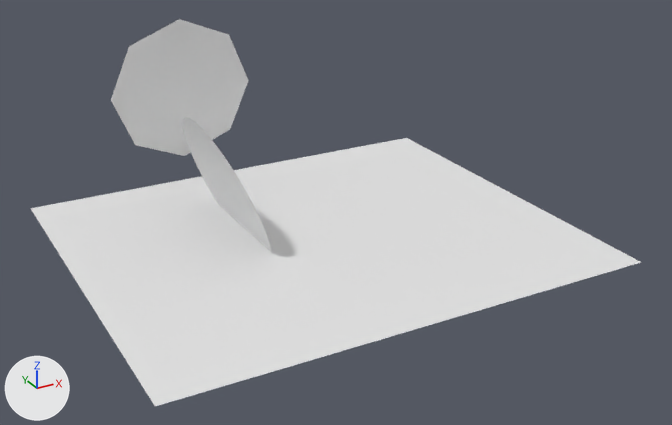
The Blender file blender_files/preview_object.blend as it was, and as the next commit left it.
Rendered twice from a 50 mm camera at (-244.0, -448.0, 241.0) aimed at (6.0, 6.0, 14.0). The lights are fixed; the arrows at lower left show +X, +Y and +Z.

The older version as bpy lines, for what is in view:
```python
me_mesh_008 = bpy.data.meshes.new('Mesh.008')
me_mesh_008.from_pydata(...)  # 32 vertices, 1 face; spans x -50.0..50.0, y -50.0..50.0, z 0.0
me_mesh_014 = bpy.data.meshes.new('Mesh.014')
me_mesh_014.from_pydata([(-50.0, 0.0, 0.0), (-35.4, -35.4, 0.0), (0.0, -50.0, 0.0), (35.4, -35.4, 0.0), (50.0, 0.0, 0.0), (35.4, 35.4, 0.0), (0.0, 50.0, 0.0), (-35.4, 35.4, 0.0)], [], [(0, 1, 2, 3, 4, 5, 6, 7)])
me_mesh_954 = bpy.data.meshes.new('Mesh.954')
me_mesh_954.from_pydata([(-149.0, -113.0, 0.0), (-149.0, 136.0, 0.0), (141.0, 136.0, 0.0), (141.0, -113.0, 0.0)], [], [(0, 1, 2, 3)])
ob_bounding_frame = bpy.data.objects.new('Bounding Frame', me_mesh_954)
ob_bounding_frame.location = (0.0, 0.0, 0.0)
ob_soc_circle_003_fillets = bpy.data.objects.new('SOC_Circle.003.fillets', me_mesh_014)
ob_soc_circle_003_fillets.location = (-36.3, 149.8, 60.1)
ob_soc_circle_003_fillets.rotation_euler = (-1.484, 0.0, 0.0)  # degrees (-85, 0, 0)
_m = ob_soc_circle_003_fillets.modifiers.new('SOC_Solidify', 'SOLIDIFY')
_m.nonmanifold_merge_threshold = 0.0003
ob_soc_circle_fillets = bpy.data.objects.new('SOC_Circle.fillets', me_mesh_008)
ob_soc_circle_fillets.location = (-50.1, 42.0, 26.9)
ob_soc_circle_fillets.rotation_euler = (0.0, 1.209, 0.0)  # degrees (0, 69, 0)
_m = ob_soc_circle_fillets.modifiers.new('SOC_Solidify', 'SOLIDIFY')
_m.nonmanifold_merge_threshold = 0.0003
```
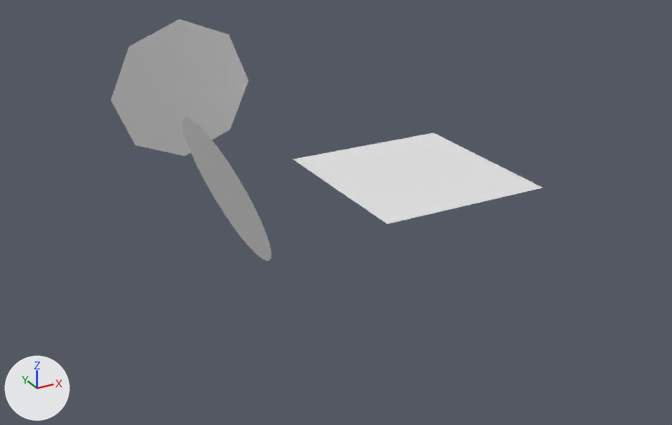
Scene script edits in JSON lines:
```json
{"block": "me_mesh_954", "where": "me_mesh_954.from_pydata(...)  # 4 vertices, 1 face; spans x -149.0..141.0, y -113.0..136.0, z 0.0"}
{"block": "me_mesh_954", "where": "# used by ob_bounding_frame; location = (0.0, 0.0, 0.0)"}
{"block": "me_mesh_954", "change": "me_mesh_954 part 1"}
{"op": "set", "path": "me_mesh_954.vertices[0].co", "old": "(-149.0, -113.0, 0.0)", "new": "(41.0, 3.0, 0.0)", "note": "pixel (155, 406) -> pixel (387, 224)"}
{"op": "set", "path": "me_mesh_954.vertices[1].co", "old": "(-149.0, 136.0, 0.0)", "new": "(41.0, 136.0, 0.0)", "note": "pixel (30, 208) -> pixel (292, 159)"}
{"op": "set", "path": "me_mesh_954.vertices[2].co", "old": "(141.0, 136.0, 0.0)", "new": "(166.0, 136.0, 0.0)", "note": "pixel (406, 137) -> pixel (433, 132)"}
{"op": "set", "path": "me_mesh_954.vertices[3].co", "old": "(141.0, -113.0, 0.0)", "new": "(166.0, 3.0, 0.0)", "note": "pixel (641, 262) -> pixel (543, 187)"}
```

Location of each change, (x1, y1, x2, y2) in pixels of the pictures (672 x 425 px):
```json
{"object": "Bounding Frame", "change": "reshaped", "before": [30, 138, 641, 406], "after": [293, 133, 543, 224], "on screen": "59% narrower, 66% shorter"}
```
